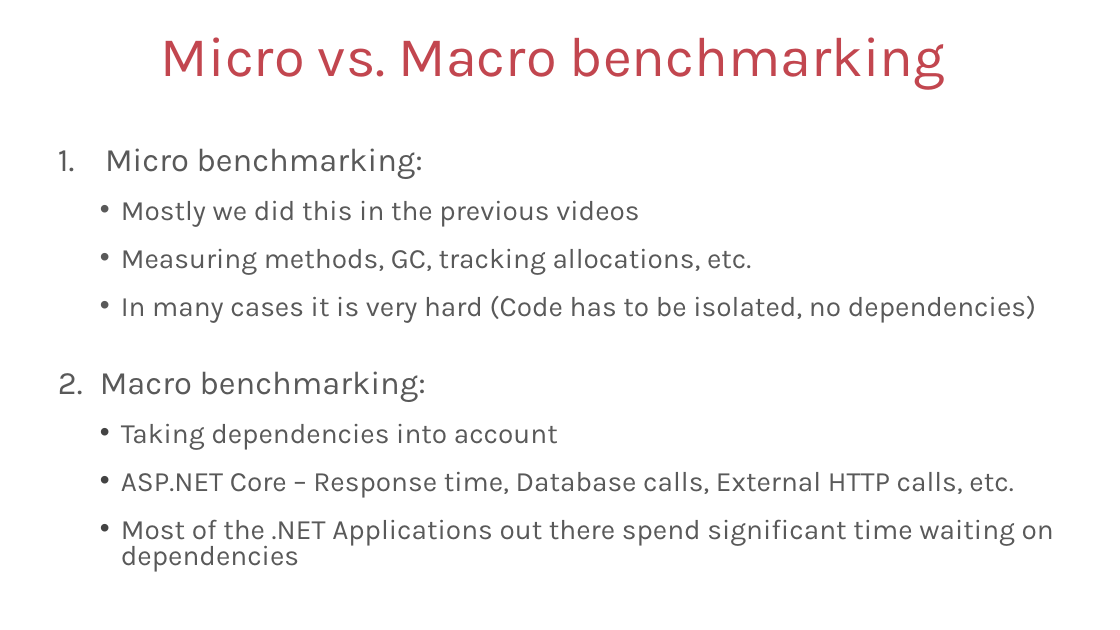
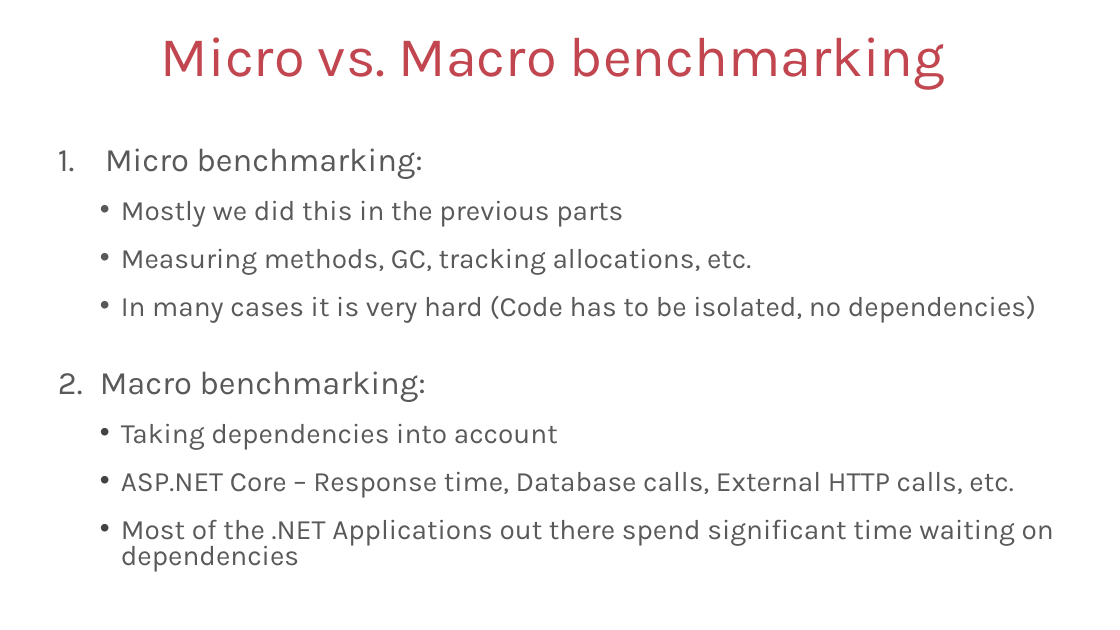
Before and after one commit to gregkalapos/HighPerformanceCodingInDotNet_Workshop, a slide deck: slide 3 of Slides/04_DataAccessLayerPerf.pptx. Drawn at 1120x630 pixels with LibreOffice and Linux fonts; fonts in the diff are those of the drawing. Boxes give left, top, right and bottom in pixels: in the first picture for what was removed or moved away, otherwise in the second. Text is boxed around its words. In the diff, an @@ line names an element or a change of style, - is before the commit and + after.

Commit message:
fixing slide

```diff
--- a/Slides/04_DataAccessLayerPerf.pptx
+++ b/Slides/04_DataAccessLayerPerf.pptx
@@ text at <box>121,201,623,227</box>: text changed @@
-  • Mostly we did this in the previous videos
+  • Mostly we did this in the previous parts
```
